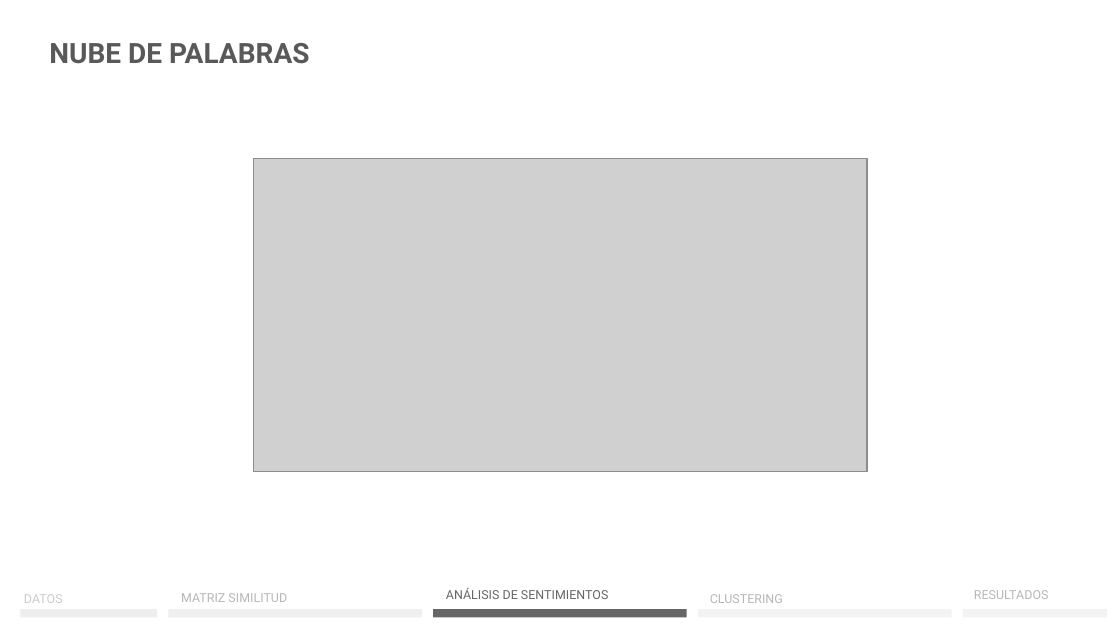
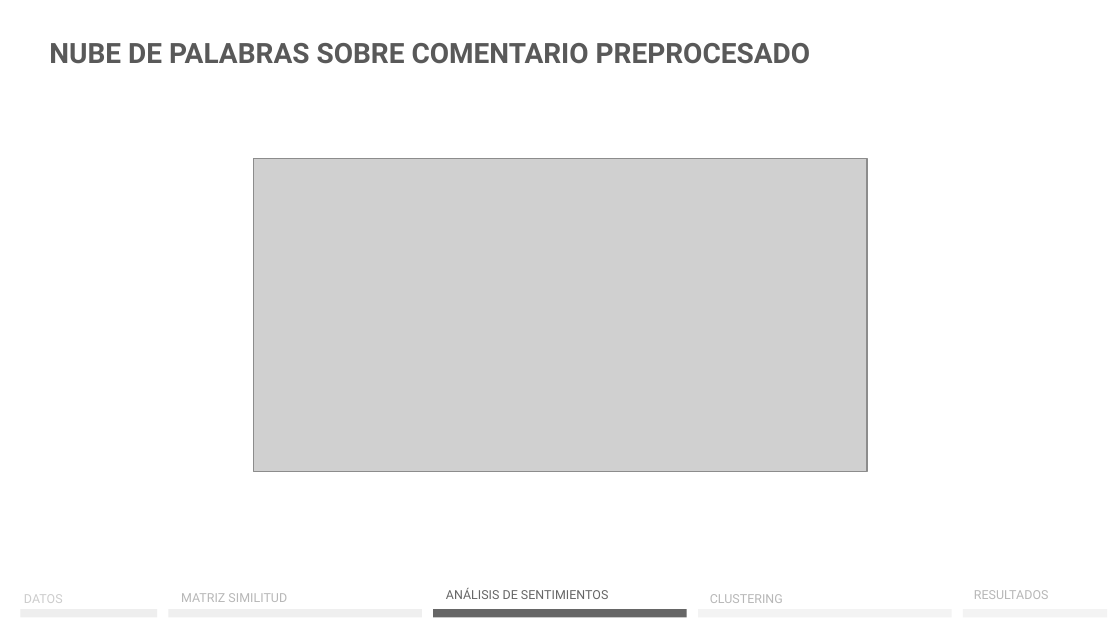
Before and after one commit to ivanseldas/Sentiment-Driven-Video-Recommendations, a slide deck: slide 14 of presentation/Sentiment-Driven Video Recommendations .odp. Drawn at 1120x630 pixels with LibreOffice and Linux fonts; fonts in the diff are those of the drawing; grey boxes stand for pictures. Boxes give left, top, right and bottom in pixels: in the first picture for what was removed or moved away, otherwise in the second. Text is boxed around its words. In the diff, an @@ line names an element or a change of style, - is before the commit and + after.

```diff
--- a/presentation/Sentiment-Driven Video Recommendations .odp
+++ b/presentation/Sentiment-Driven Video Recommendations .odp
@@ title at (49, 43, 811, 64): text changed @@
-NUBE DE PALABRAS
+NUBE DE PALABRAS SOBRE COMENTARIO PREPROCESADO
```
Also in this commit, not shown: 4 other slides changed, 8 slides added, 3 slides removed, 4 other files.
